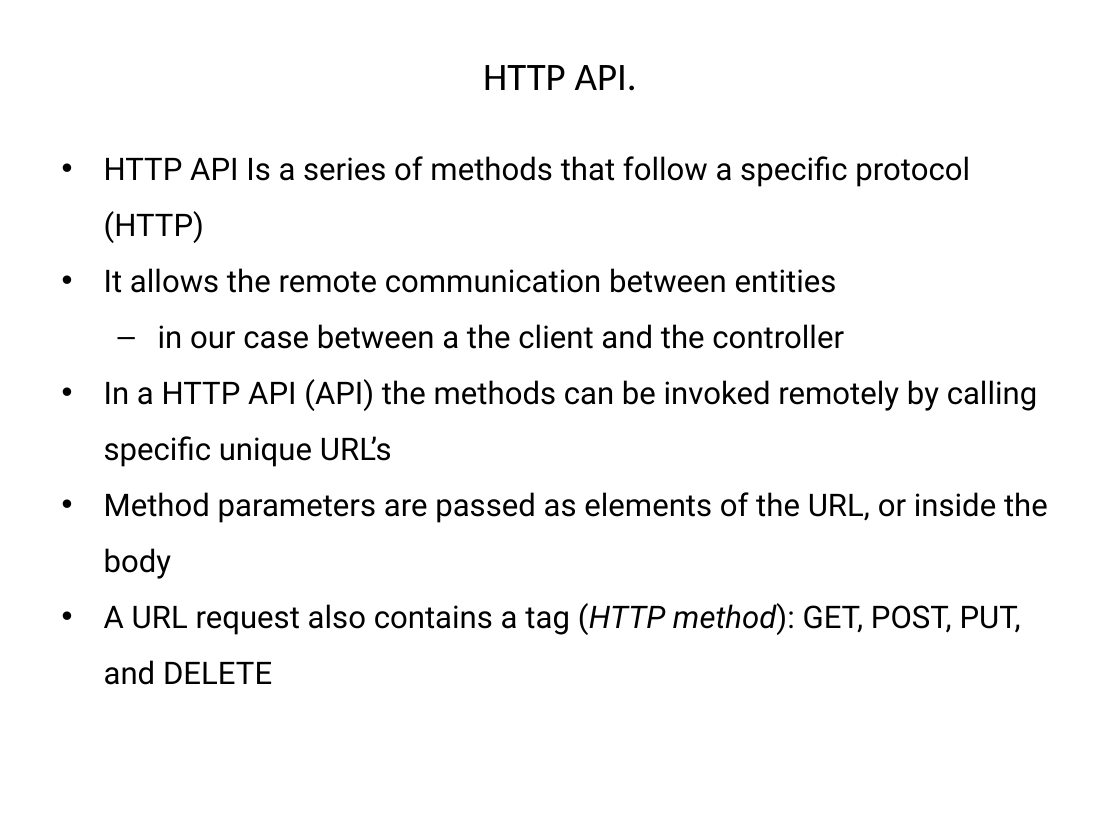
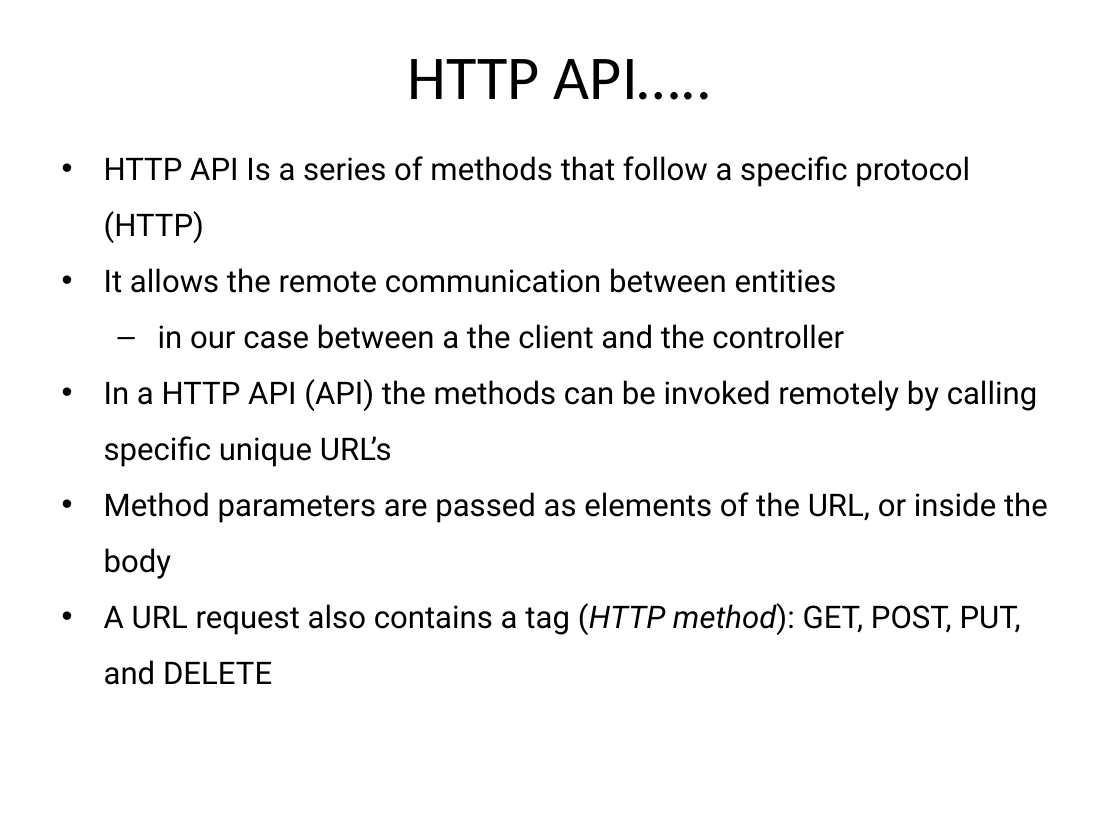
Before and after one commit to hogeschool/Development-5, a slide deck: slide 15 of Lectures/Lecture3/lesson3.pptx. Drawn at 1120x840 pixels with LibreOffice and Linux fonts; fonts in the diff are those of the drawing. Boxes give left, top, right and bottom in pixels: in the first picture for what was removed or moved away, otherwise in the second. Text is boxed around its words. In the diff, an @@ line names an element or a change of style, - is before the commit and + after.

```diff
--- a/Lectures/Lecture3/lesson3.pptx
+++ b/Lectures/Lecture3/lesson3.pptx
@@ title at bbox=[408, 59, 712, 100]: text changed; size 25 to 40 pt @@
-HTTP API.
+HTTP API…..
```
Also in this commit, not shown: 18 other slides changed, 15 slides added.
